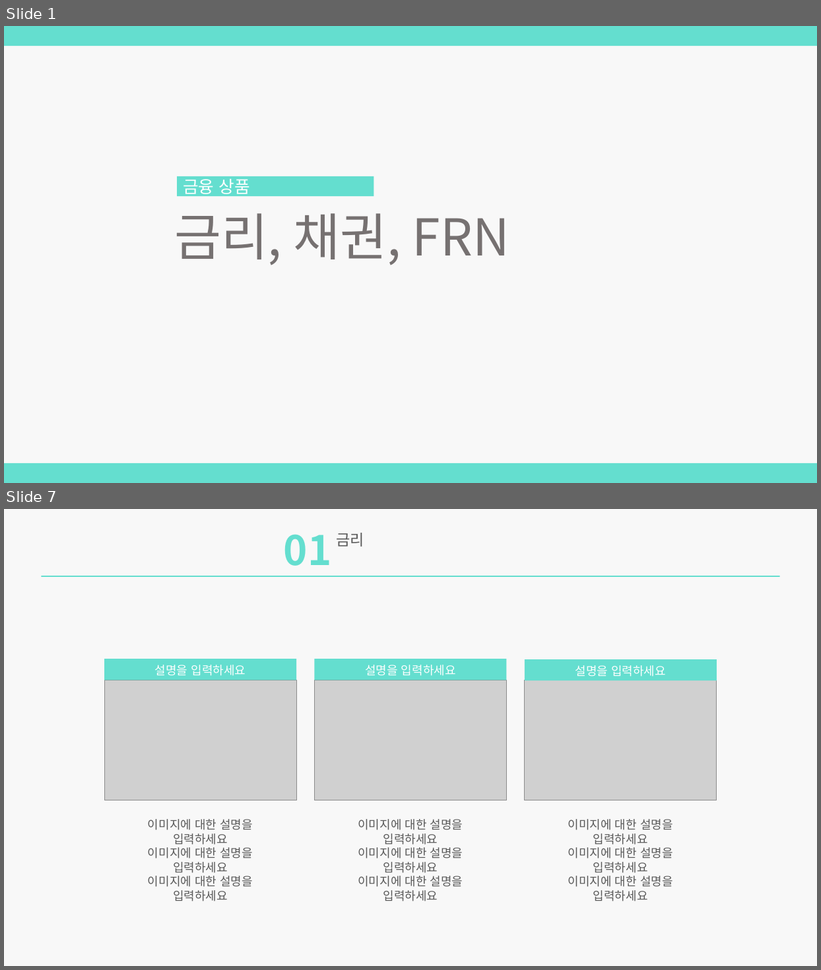
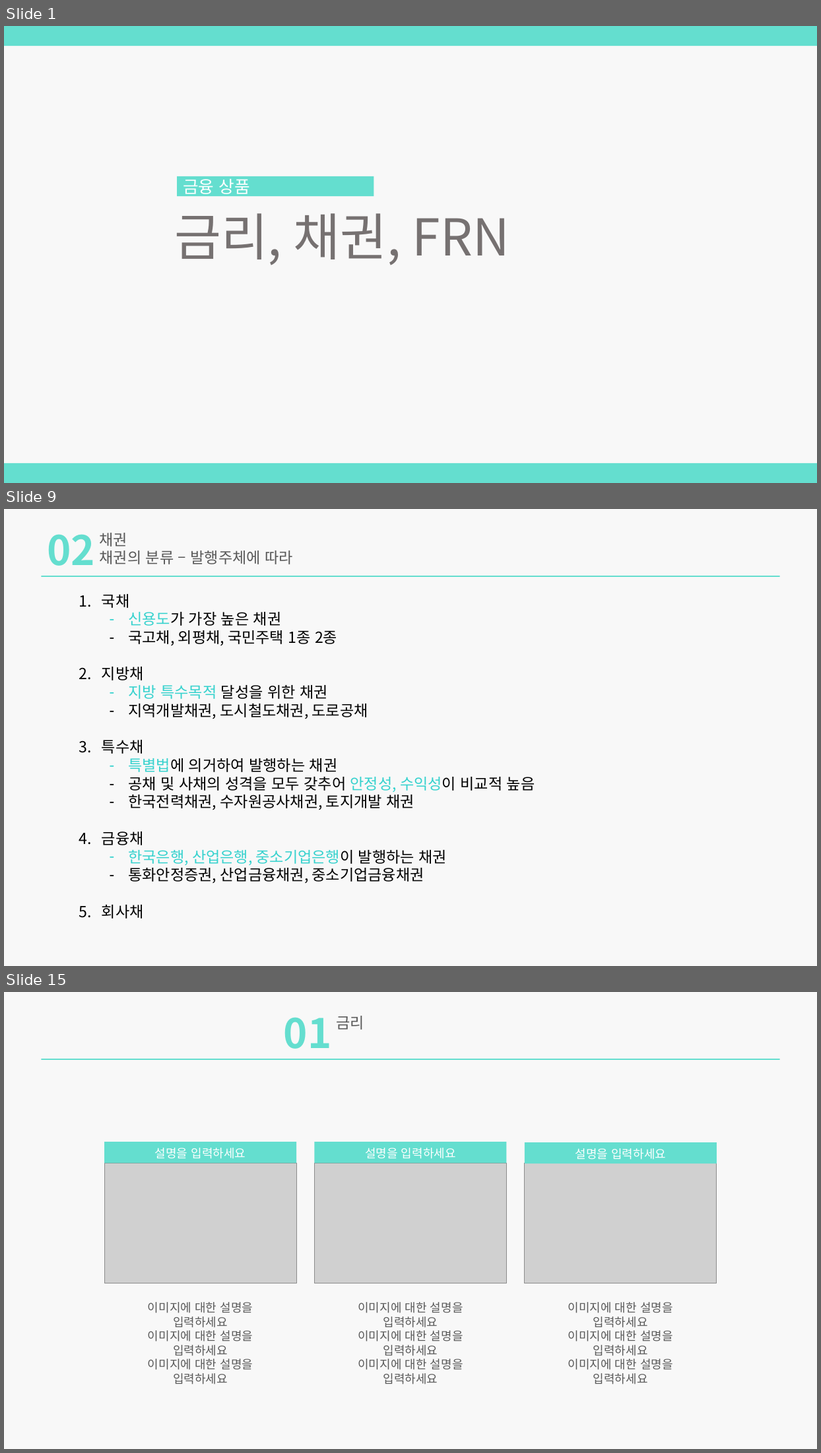
Before and after one commit to zndrke/Financial-Product, a slide deck: 금리채권/금리,채권,FRN.pptx. Shown one above the other, each under a label of ours: slides 1 and 7 before the commit, slides 1, 9 and 15 after it; the slides between them are not shown. The pictures are 821x970 and 821x1453 pixels, drawn with LibreOffice and Linux fonts; fonts in the diff are those of the drawing; grey boxes stand for pictures. Boxes give left, top, right and bottom in pixels: in the first picture for what was removed or moved away, otherwise in the second. Text is boxed around its words. In the diff, an @@ line names an element or a change of style, - is before the commit and + after.

```diff
--- a/금리채권/금리,채권,FRN.pptx
+++ b/금리채권/금리,채권,FRN.pptx
@@ slide 9 added at [4, 509, 817, 966], background #F2F2F2 at 50% opacity @@
@@ text added at [47, 534, 95, 566], 48 pt, text #64DECF, bold @@
+02
@@ text added at [100, 533, 293, 564], 18 pt, text #595959 @@
+채권
+채권의 분류 – 발행주체에 따라
@@ rectangle added at [41, 576, 780, 577], fill #64DECF @@
@@ text added at [102, 594, 535, 919], 18 pt, text #000000 @@
+1. 국채
+  – 신용도가 가장 높은 채권
+  – 국고채, 외평채, 국민주택 1종 2종
+2. 지방채
+  – 지방 특수목적 달성을 위한 채권
+  – 지역개발채권, 도시철도채권, 도로공채
+3. 특수채
+  – 특별법에 의거하여 발행하는 채권
+  – 공채 및 사채의 성격을 모두 갖추어 안정성, 수익성이 비교적 높음
+  – 한국전력채권, 수자원공사채권, 토지개발 채권
+4. 금융채
+  – 한국은행, 산업은행, 중소기업은행이 발행하는 채권
+  – 통화안정증권, 산업금융채권, 중소기업금융채권
+5. 회사채
@@ what was slide 7 is now slide 15 @@
```
Also in this commit, not shown: 5 slides changed, 7 other slides added, 2 other files.
